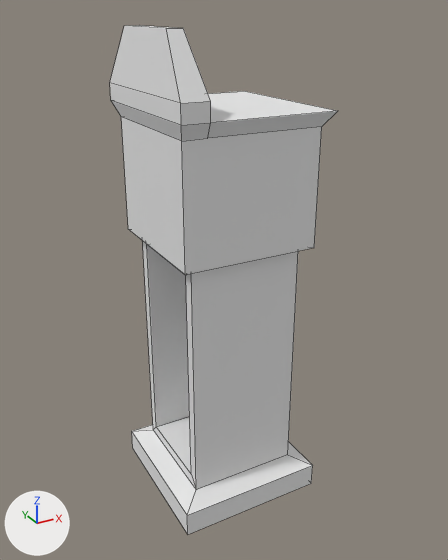
Two versions of the OBJ model models/clock.obj, one commit apart.
The view is the same before and after, from a camera (50 mm lens) standing at (-3.56, -6.64, 6.37) and looking at (0.07, -0.05, 3.08). The lights are fixed; the arrows at lower left show +X, +Y and +Z. Mesh edges are drawn as thin lines. Where no turn or scale is listed for an object, it has been applied to the vertices.

In view in the first picture: 'reloj_Cube.001'.
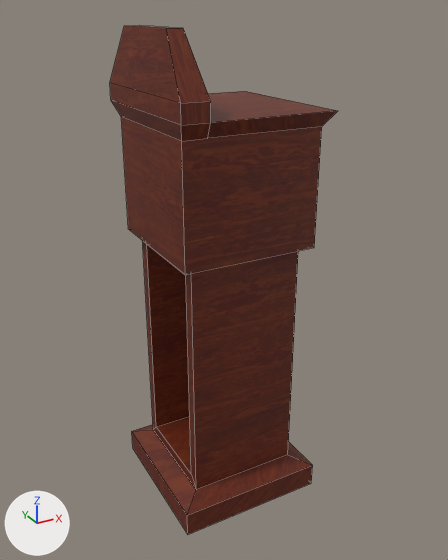
Edits to the bpy script that builds the scene:
```text
Add img_wood_022_basecolor_jpg:
    img_wood_022_basecolor_jpg = load_image('Wood_022_basecolor.jpg', '../imgs/Wood_022_basecolor.jpg', 1024, 1024, 'sRGB')
Add img_wood_022_height_png:
    img_wood_022_height_png = load_image('Wood_022_height.png', '../imgs/Wood_022_height.png', 1024, 1024, 'sRGB')
Add mat_clock:
    mat_clock = bpy.data.materials.new('clock')
    # uses the picture img_wood_022_basecolor_jpg
    # uses the picture img_wood_022_height_png
Change me_reloj_cube_001:
    where me_reloj_cube_001.from_pydata(...)  # 48 vertices, 45 faces; spans x -1.0..1.0, y -1.02..1.02, z 0.0..6.18
    remove me_reloj_cube_001.materials.append(mat_material)  # white #e7e7e7
    add me_reloj_cube_001.materials.append(mat_clock)
```

Location of each change, (x1, y1, x2, y2) in pixels of the pictures (448 x 560 px):
'reloj_Cube.001', recoloured (grey to brown)
    both: (110, 25, 338, 534)
